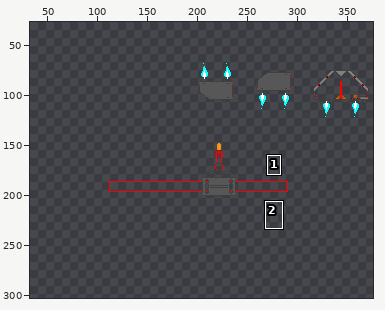
Sprite sheet -- Assets/GameMaker Sprite Editor/VisualAssets_SPC_NVDRS.gmx/sprites/images/Concept_Board_0.png. The picture above shows the old version from afar; the outline marks the close-up.
Close-up. Before the commit:
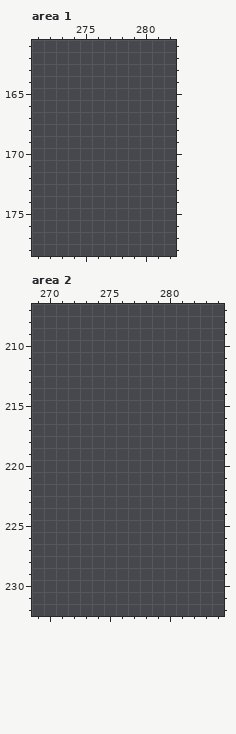
The file is 500x500 pixels. Colours within 5 levels of each other are drawn and written as one. Shown: area 1: x 271..282, y 161..178; area 2: x 269..284, y 207..232. The wide view leaves out empty margins. The commit also changed other parts of the picture, which this record leaves out.
Palette (. is transparent): 
After the commit:
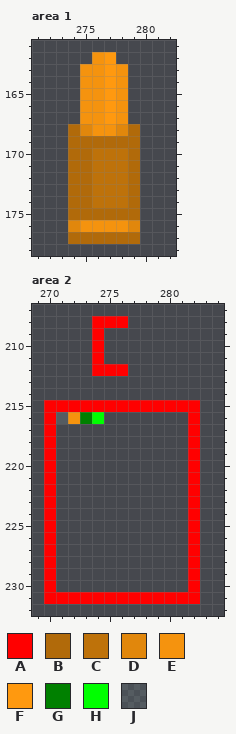
Colours new in this view: A #ff0000  B #b16a0a  C #be720a  D #e1870c  E #f5930e  F #ff990f  G #008000  H #00ff00  J #d2ffff1c
What changed:
Changed rows in their new state; - is an unchanged pixel.
Area 1:
first column x 274:
162 --EF--
163 -EEFE-
164 -EEFE-
165 -EEFE-
166 -EEFE-
167 -EEFE-
168 BDEEDB
169 BBBBBB
170 BBCCCB
171 BBCCCB
172 BBCCCB
173 BBCCCB
174 BBCCCB
175 BBBBBB
176 DEEEED
177 BBBBBB
Area 2:
first column x 270:
208 ----AAA------
209 ----A--------
210 ----A--------
211 ----A--------
212 ----AAA------
215 AAAAAAAAAAAAA
216 AJEGH-------A
217 A-----------A
218 A-----------A
219 A-----------A
220 A-----------A
221 A-----------A
222 A-----------A
223 A-----------A
224 A-----------A
225 A-----------A
226 A-----------A
227 A-----------A
228 A-----------A
229 A-----------A
230 A-----------A
231 AAAAAAAAAAAAA
Boxes around the changes in both close-ups, in picture pixels (x1, y1, x2, y2):
added: (68, 52, 140, 244)
added: (44, 316, 200, 604)
